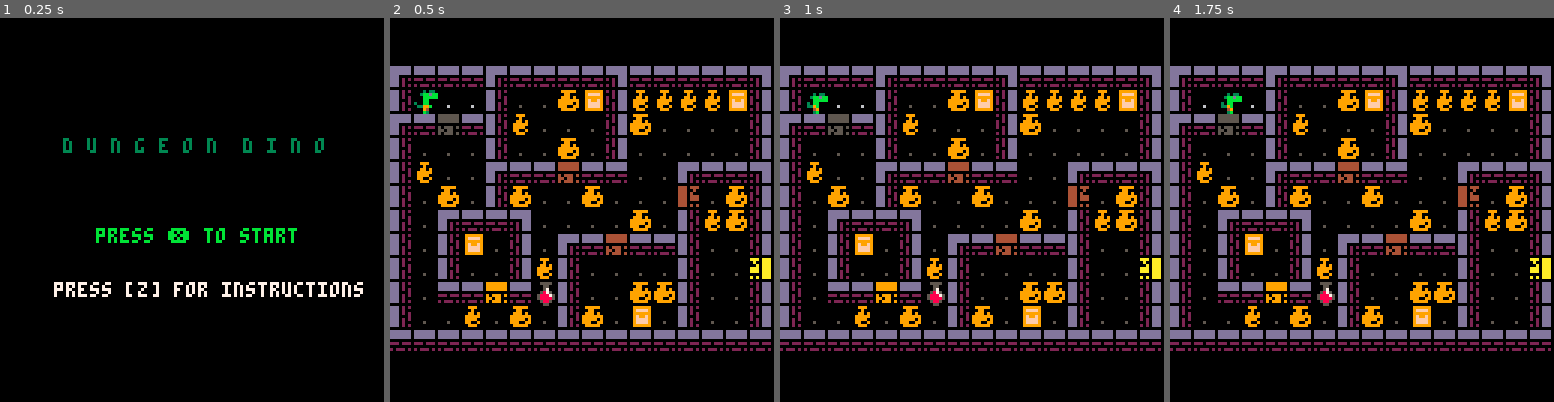
Above: before the commit, frames 1-4 (left to right).
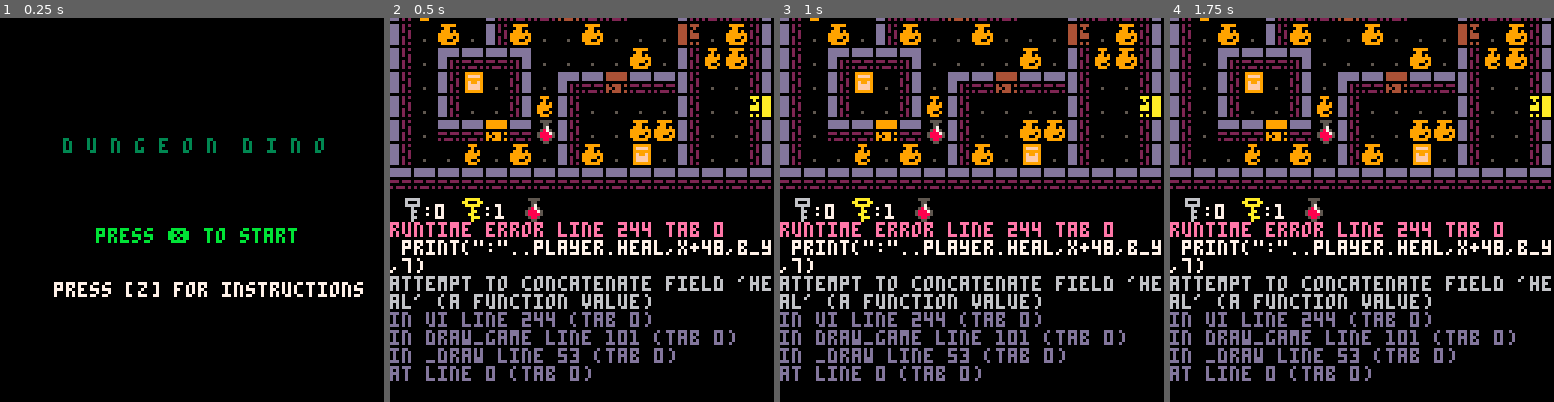
Above: after the commit, the same moments.

Repository: robotspacefish/dungeon_dino
Game: PICO-8 cartridge dungeon_dino.p8
Two runs of this game, one before a commit and one after it. Both use one fixed random seed, a clock stepped at 60 frames per second and the inputs below.
Inputs:
- Up to frame 1 (0.25 s): no input
- Up to frame 2 (0.5 s): tap X (X key) at 0.33 s
- Up to frame 3 (1 s): tap O (Z key) at 0.7 s
- Up to frame 4 (1.75 s): tap X (X key) at 1.07 s; hold Right from 1.6 s (still down); tap O (Z key) at 1.7 s

Frame 1 is identical in both runs. In frame 2, 37% of the frame differs, in the area x 0-100%, y 0-95%; in frame 3, 37%; in frame 4, 37%.
Error after the commit: runtime error line 244 tab 0; print(":"..player.heal,x+48,b_y,7); attempt to concatenate field 'heal' (a function value)

Commit message:
add ui back

Diff:
--- a/dungeon_dino.p8
+++ b/dungeon_dino.p8
@@ -101,7 +101,7 @@
 		end
 
 		--todo uncomment
-		-- ui()
+		ui()
 
 		display_debug()
 end
